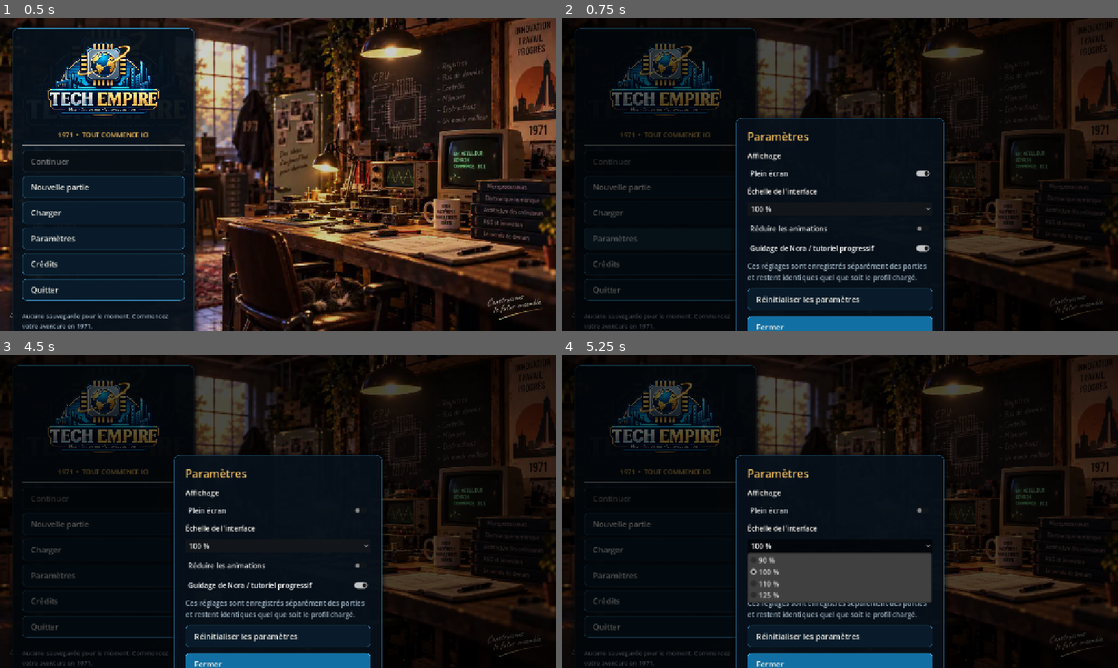
Above: before the commit, frames 1-4 (two rows, left to right).
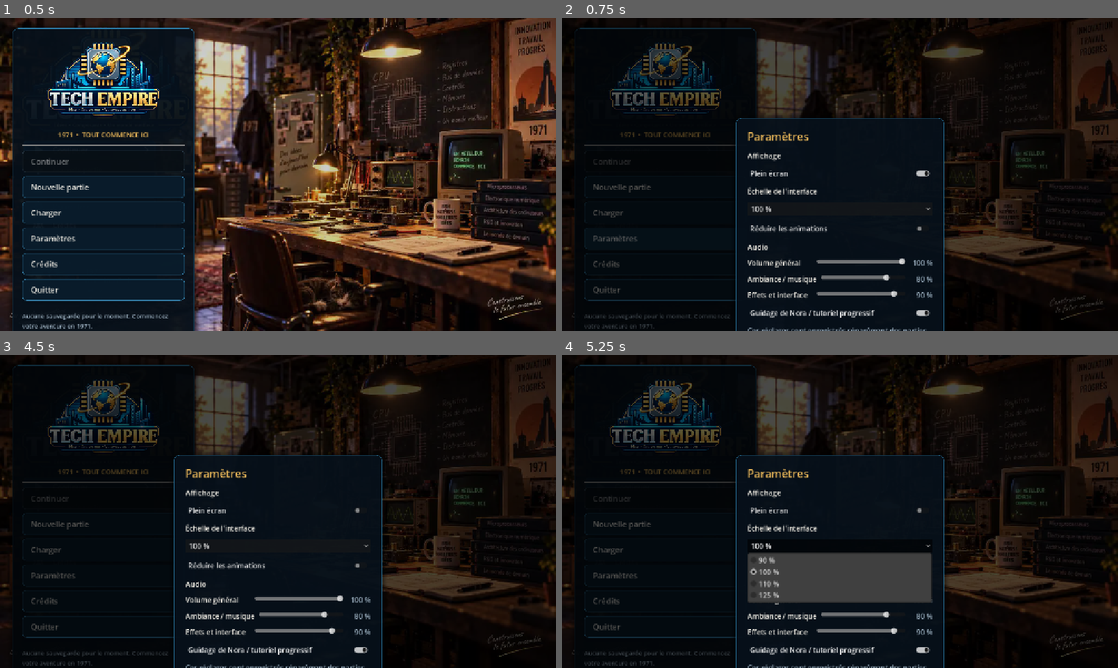
Above: after the commit, the same moments.

Repository: vadorus/addonhardwaregame2d
Game: Godot game, scene res://ui/MainMenuV031.tscn
The game is run twice, just before and just after one commit, with the same random seed, the same clock (stepped at 60 frames per second) and the same inputs.
Inputs:
- Up to frame 1 (0.5 s): no input
- Up to frame 2 (0.75 s): click "Paramètres" at 0.5 s
- Up to frame 3 (4.5 s): click "Nouvelle partie" at 1.25 s; click "Nouvelle partie" at 2 s; click "Charger" at 2.75 s; click "Crédits" at 3.5 s; click "Plein écran" at 4.25 s
- Up to frame 4 (5.25 s): click "100 %" at 5 s

Frame 1 is identical in both runs. In frame 2, 4.1% of the frame differs, in the area x 33-67%, y 72-100%; in frame 3, 4.1%; in frame 4, 3.3%.

Commit message:
feat(settings): expose ambience and effects volume controls

Diff:
--- a/ui/MainMenuV031.gd
+++ b/ui/MainMenuV031.gd
@@ -412,6 +412,48 @@
 	)
 	_modal_body.add_child(reduce_motion)
 
+	var audio_title := Label.new()
+	audio_title.text = "Audio"
+	audio_title.add_theme_color_override("font_color", TEXT)
+	audio_title.add_theme_font_size_override("font_size", 17)
+	_modal_body.add_child(audio_title)
+
+	for audio_data in [
+		["Volume général", "master_volume"],
+		["Ambiance / musique", "music_volume"],
+		["Effets et interface", "sfx_volume"]
+	]:
+		var audio_row := HBoxContainer.new()
+		audio_row.add_theme_constant_override("separation", 10)
+		_modal_body.add_child(audio_row)
+
+		var audio_label := Label.new()
+		audio_label.text = str(audio_data[0])
+		audio_label.custom_minimum_size.x = 150
+		audio_label.add_theme_color_override("font_color", TEXT)
+		audio_row.add_child(audio_label)
+
+		var audio_slider := HSlider.new()
+		audio_slider.min_value = 0.0
+		audio_slider.max_value = 1.0
+		audio_slider.step = 0.05
+		audio_slider.size_flags_horizontal = Control.SIZE_EXPAND_FILL
+		var audio_key := str(audio_data[1])
+		audio_slider.value = float(SettingsManager.get_setting("audio", audio_key))
+		audio_row.add_child(audio_slider)
+
+		var audio_value := Label.new()
+		audio_value.custom_minimum_size.x = 52
+		audio_value.horizontal_alignment = HORIZONTAL_ALIGNMENT_RIGHT
+		audio_value.text = "%d %%" % int(round(audio_slider.value * 100.0))
+		audio_value.add_theme_color_override("font_color", MUTED)
+		audio_row.add_child(audio_value)
+
+		audio_slider.value_changed.connect(func(value: float):
+			SettingsManager.set_setting("audio", audio_key, value)
+			audio_value.text = "%d %%" % int(round(value * 100.0))
+		)
+
 	var tutorial := CheckButton.new()
 	tutorial.text = "Guidage de Nora / tutoriel progressif"
 	tutorial.button_pressed = bool(SettingsManager.get_setting("gameplay", "tutorial_enabled"))
